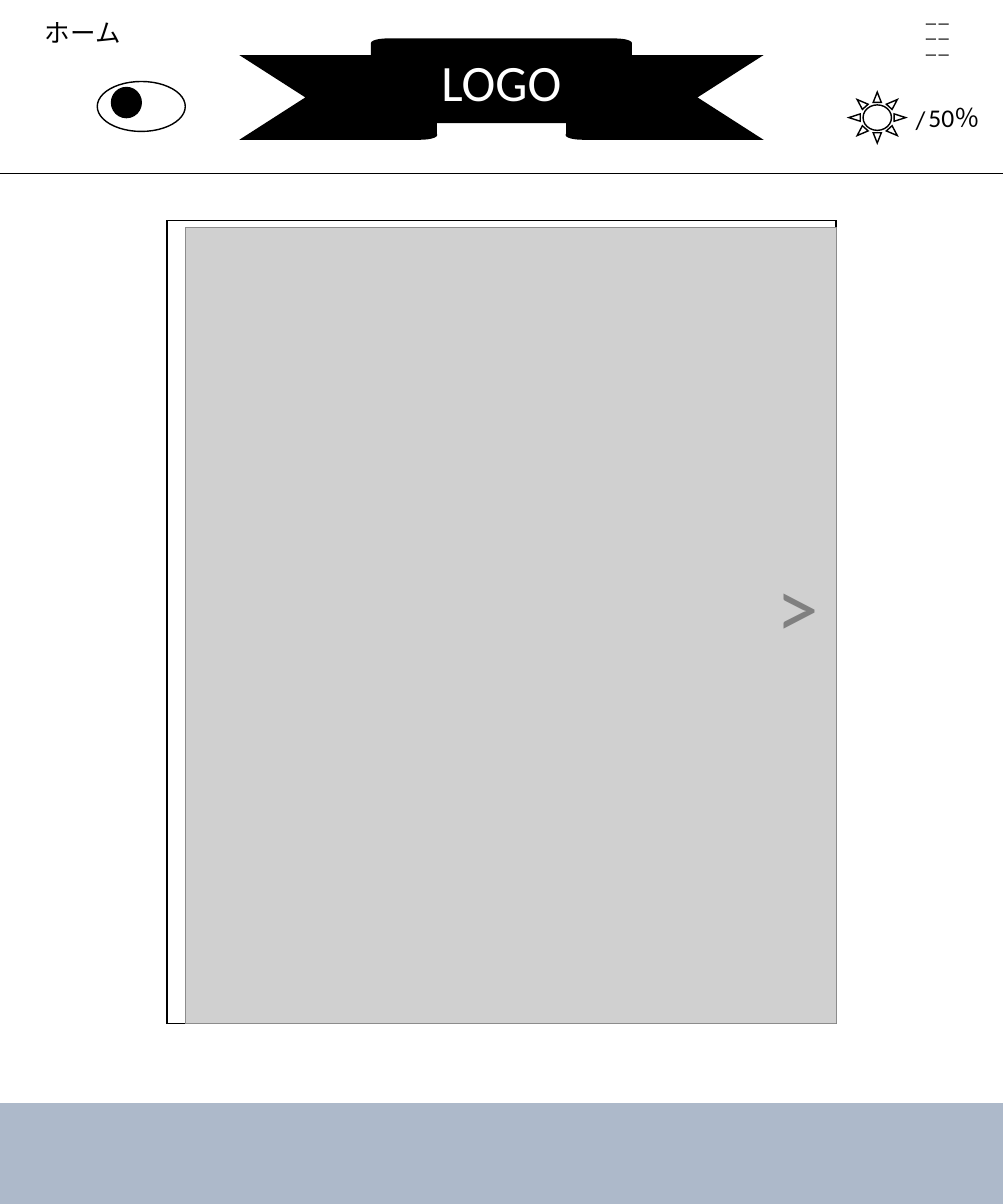
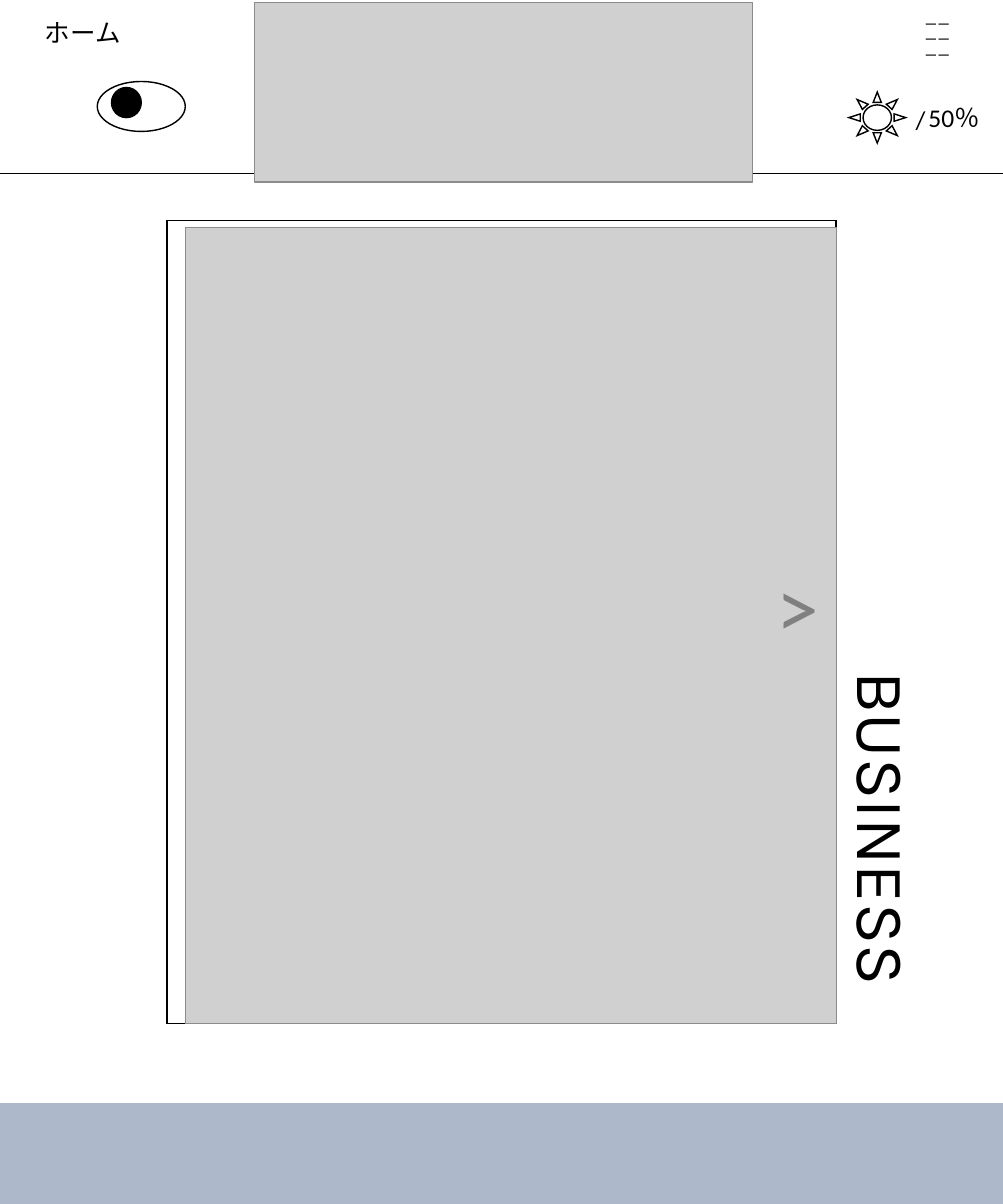
Before and after one commit to dojo2022/E-4, a slide deck: slide 3 of doc/デザイン.pptx. Drawn at 1003x1204 pixels with LibreOffice and Linux fonts; fonts in the diff are those of the drawing; grey boxes stand for pictures. Boxes give left, top, right and bottom in pixels: in the first picture for what was removed or moved away, otherwise in the second. Text is boxed around its words. In the diff, an @@ line names an element or a change of style, - is before the commit and + after.

```diff
--- a/doc/デザイン.pptx
+++ b/doc/デザイン.pptx
@@ picture added at (255, 2, 753, 181) @@
@@ ribbon removed at (242, 39, 761, 139) @@
-LOGO
@@ text added at (839, 703, 928, 976), 48 pt, text #000000 @@
+BUSINESS
```
Also in this commit, not shown: 11 other slides changed, 2 slides added.
